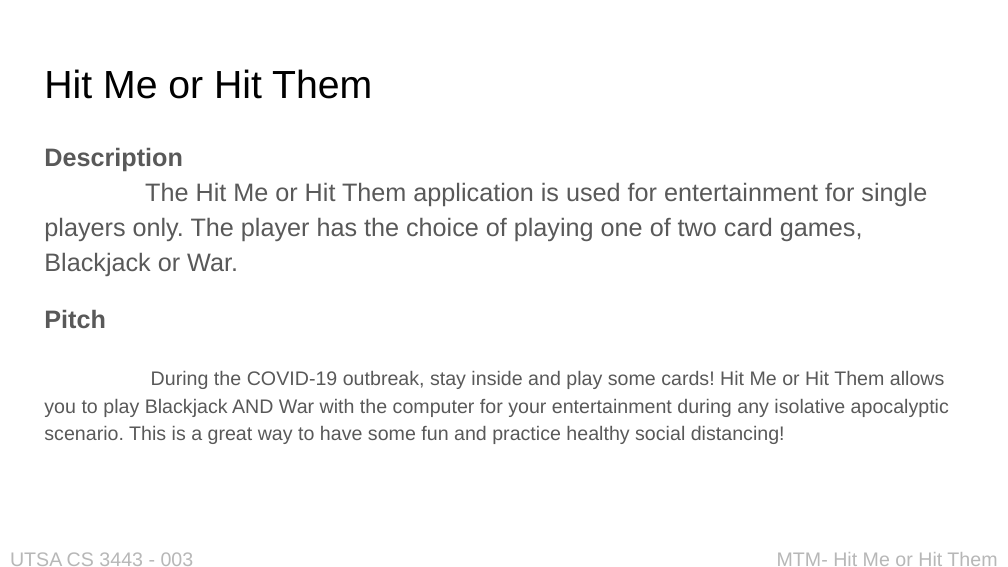
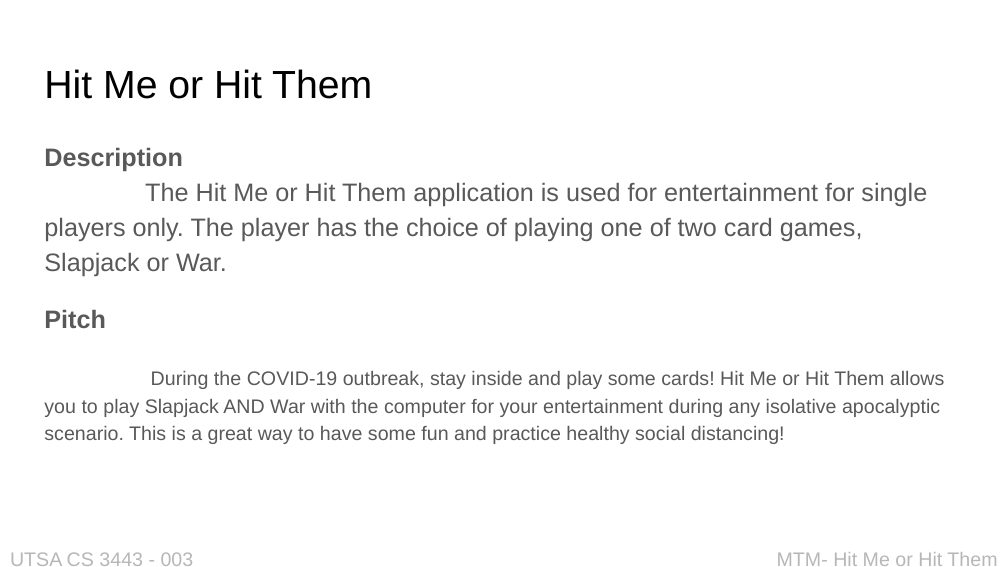
Before and after one commit to JayBlaine/Hit-Me-Or-Hit-Them, a slide deck: slide 2 of Applications Proposal.pptx. Drawn at 1008x567 pixels with LibreOffice and Linux fonts; fonts in the diff are those of the drawing. Boxes give left, top, right and bottom in pixels: in the first picture for what was removed or moved away, otherwise in the second. Text is boxed around its words. In the diff, an @@ line names an element or a change of style, - is before the commit and + after.

Commit message:
Add files via upload
Updated Applications Proposal for Slapjack

```diff
--- a/Applications Proposal.pptx
+++ b/Applications Proposal.pptx
@@ text at bbox=[44, 182, 927, 276]: text changed @@
-The Hit Me or Hit Them application is used for entertainment for single players only. The player has the choice of playing one of two card games, Blackjack or War.
+The Hit Me or Hit Them application is used for entertainment for single players only. The player has the choice of playing one of two card games, Slapjack or War.
@@ text at bbox=[44, 371, 944, 444]: text changed @@
-During the COVID-19 outbreak, stay inside and play some cards! Hit Me or Hit Them allows you to play Blackjack AND War with the computer for your entertainment during any isolative apocalyptic scenario. This is a great way to have some fun and practice healthy social distancing!
+During the COVID-19 outbreak, stay inside and play some cards! Hit Me or Hit Them allows you to play Slapjack AND War with the computer for your entertainment during any isolative apocalyptic scenario. This is a great way to have some fun and practice healthy social distancing!
```
Also in this commit, not shown: 2 other slides changed.
